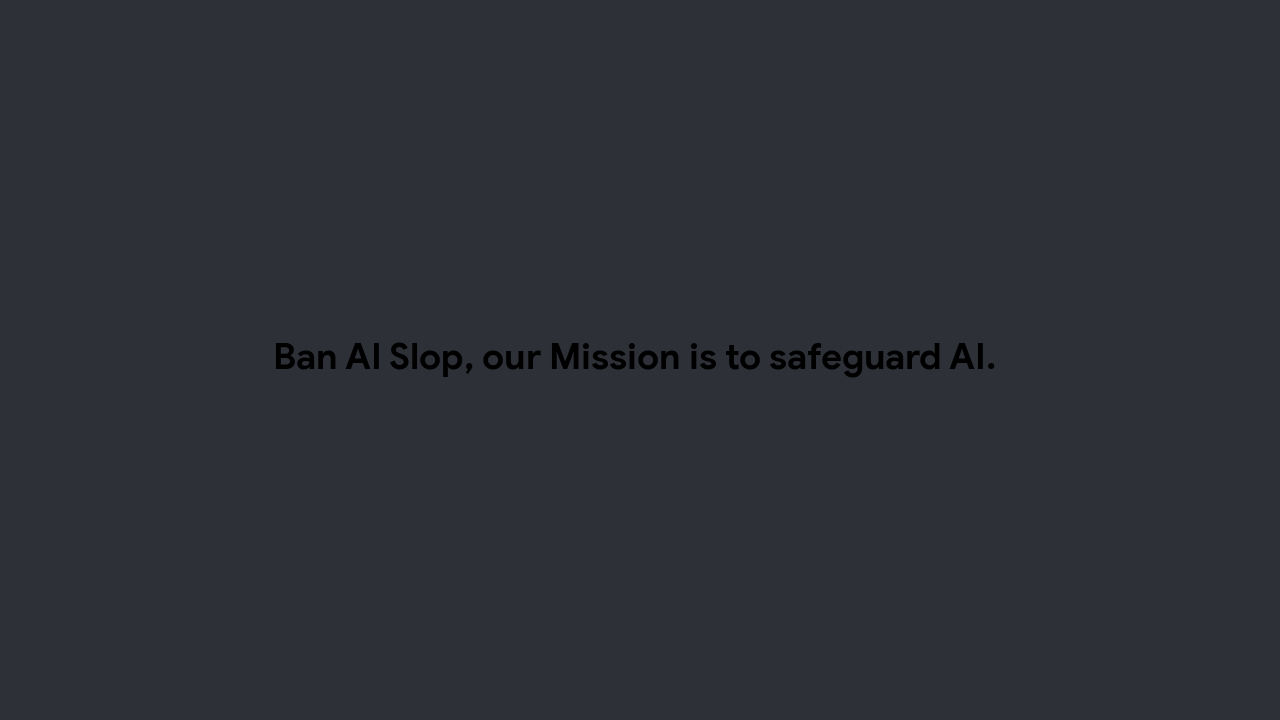
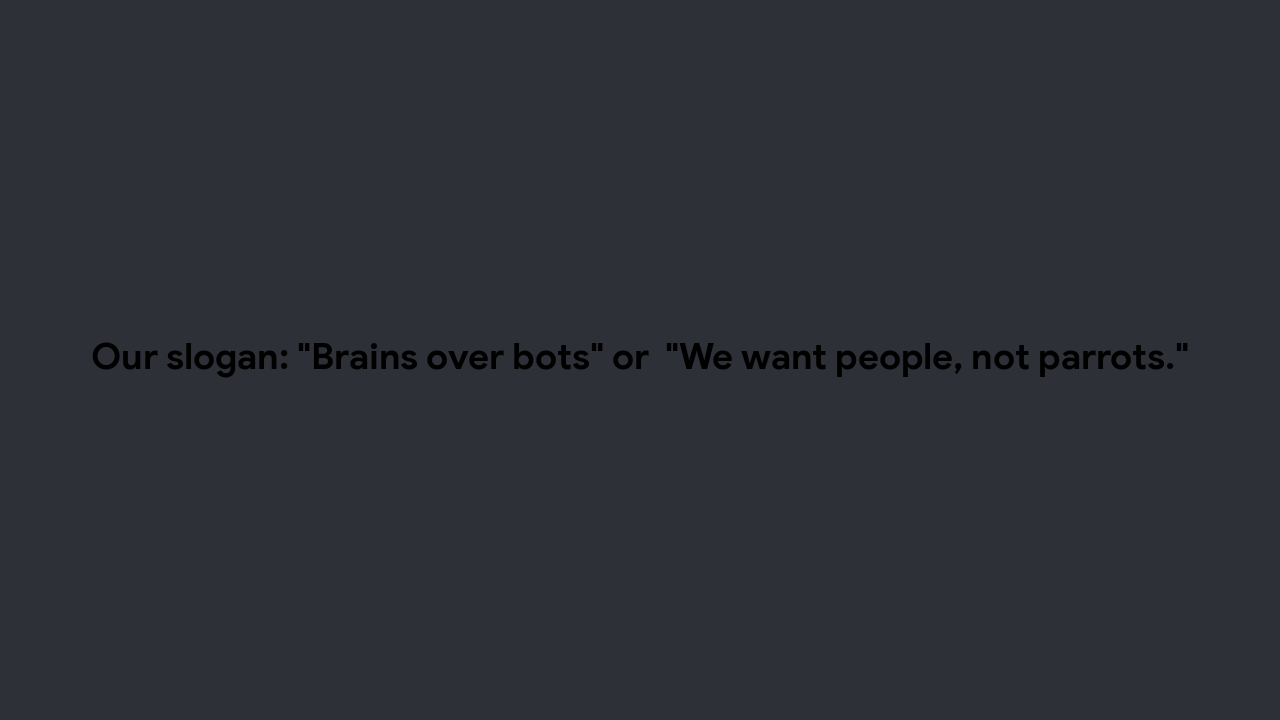
Two versions of the same layered image (1280x720). Layer-by-layer changes:
renamed "Ban AI Slop, our Mission is to..." to "Our slogan: 'Brains over bots'...", painted on it over [92, 342, 1188, 378]
